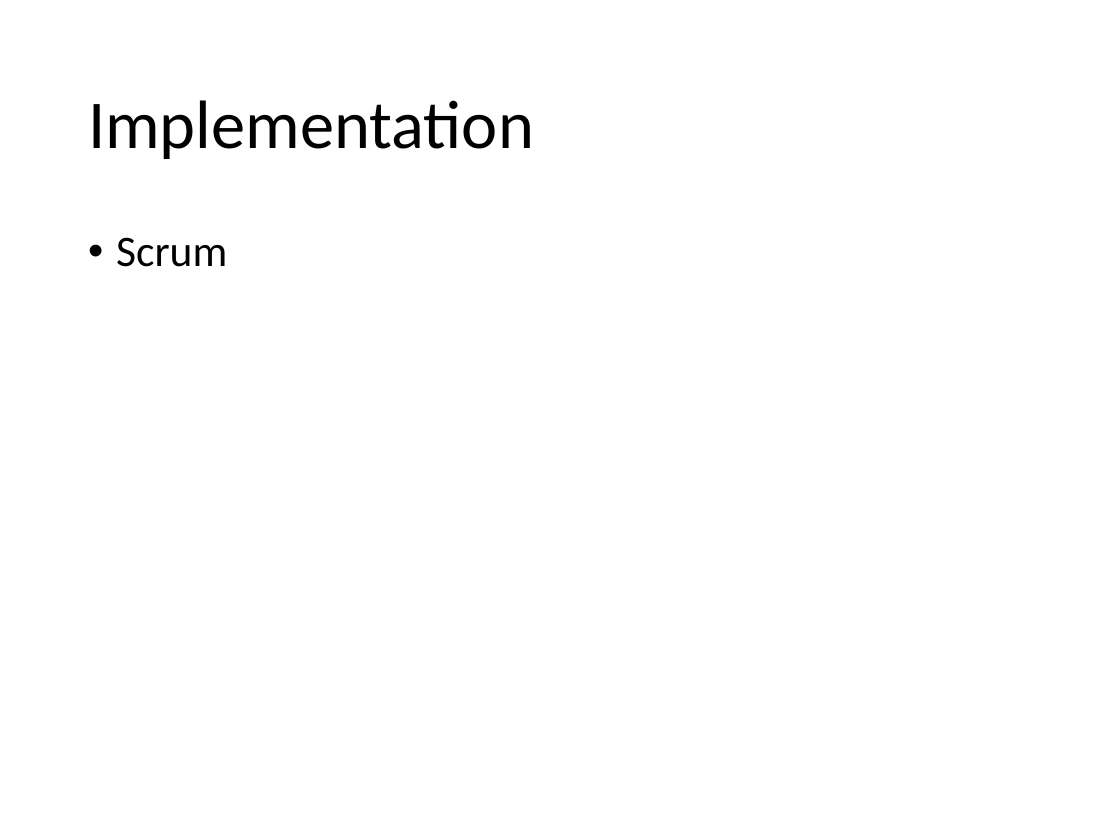
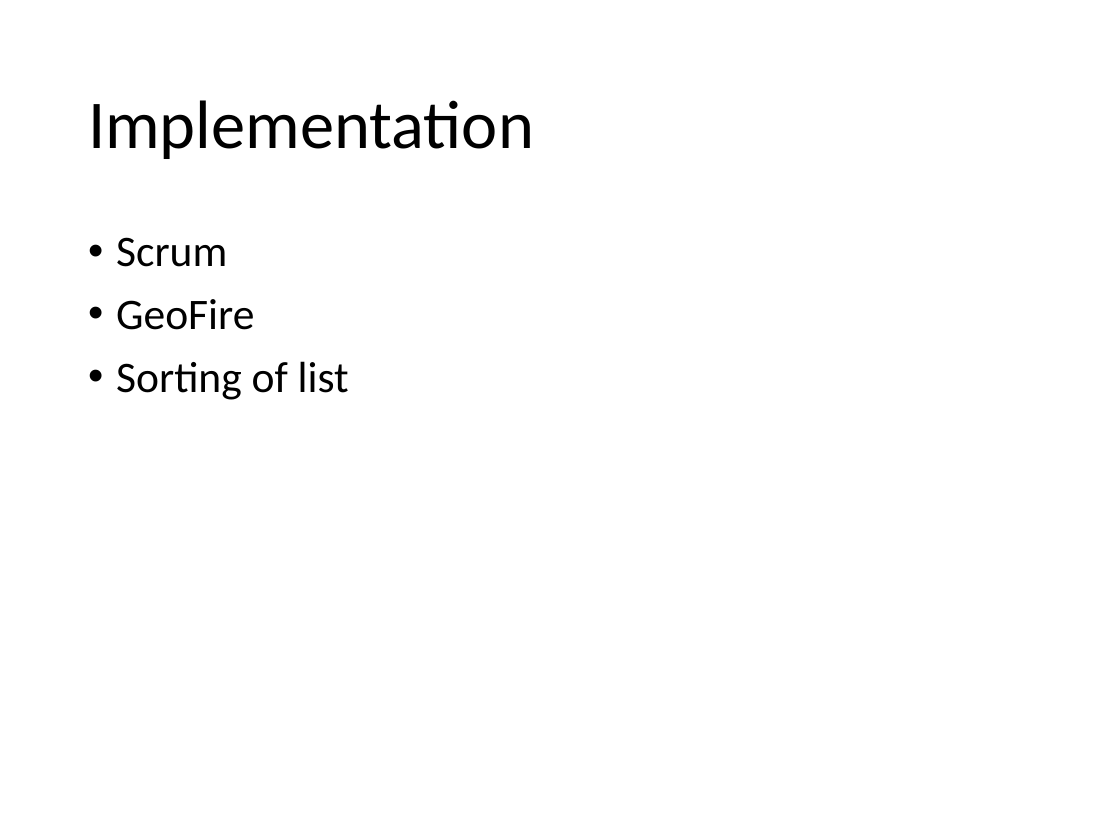
Before and after one commit to MSE-MobOP/Ski-Compass, a slide deck: slide 9 of Documents/Presentation/Presentation.pptx. Drawn at 1120x840 pixels with LibreOffice and Linux fonts; fonts in the diff are those of the drawing. Boxes give left, top, right and bottom in pixels: in the first picture for what was removed or moved away, otherwise in the second. Text is boxed around its words. In the diff, an @@ line names an element or a change of style, - is before the commit and + after.

```diff
--- a/Documents/Presentation/Presentation.pptx
+++ b/Documents/Presentation/Presentation.pptx
@@ text at box(116, 299, 349, 400): paragraphs added @@
+• GeoFire
+• Sorting of list
```
Also in this commit, not shown: 1 other slide changed, 3 other files.
